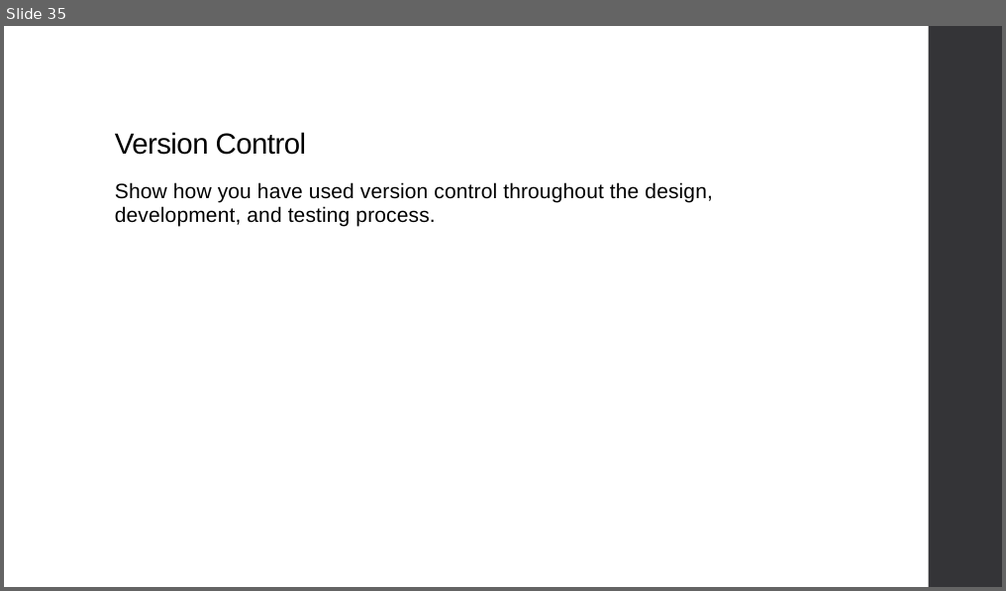
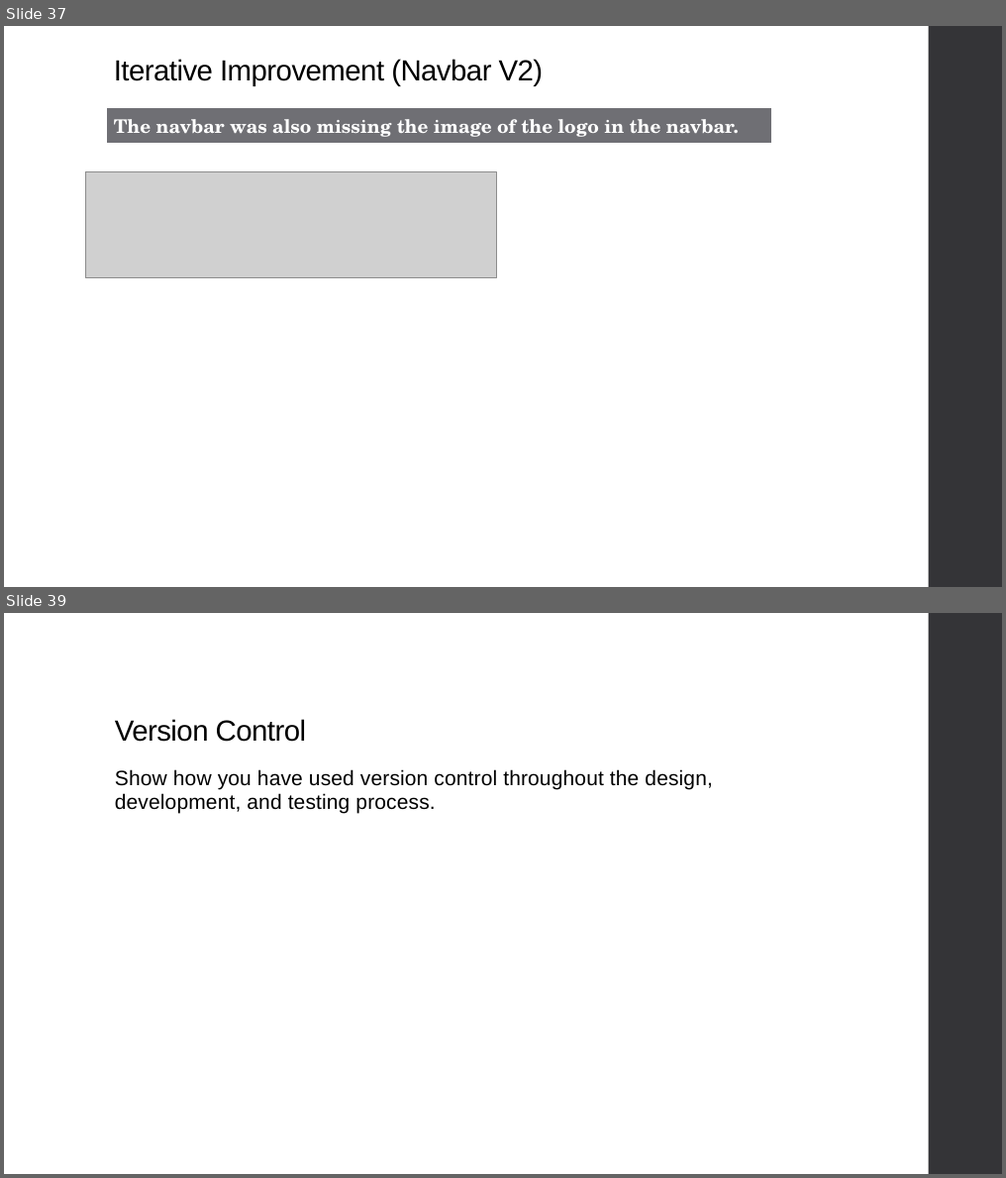
Before and after one commit to niuqaoJ-life/jollibee-fanpage, a slide deck: AS91903_91906_Evidence_Joaquin_Badenas.pptx. Shown one above the other, each under a label of ours: slide 35 before the commit, slides 37 and 39 after it; the slides between them are not shown. The pictures are 1006x591 and 1006x1178 pixels, drawn with LibreOffice and Linux fonts; fonts in the diff are those of the drawing; grey boxes stand for pictures. Boxes give left, top, right and bottom in pixels: in the first picture for what was removed or moved away, otherwise in the second. Text is boxed around its words. In the diff, an @@ line names an element or a change of style, - is before the commit and + after.

Commit message:
Changed Navbar Colour to white
Before, navbar was transparent instead of actually being white.

```diff
--- a/AS91903_91906_Evidence_Joaquin_Badenas.pptx
+++ b/AS91903_91906_Evidence_Joaquin_Badenas.pptx
@@ slide 37 added at bbox=[4, 26, 1002, 587], background #FFFFFF; not listed: 1 template element that a slide beside it also shows @@
@@ title added at bbox=[114, 59, 544, 86], 28 pt, text #000000 @@
+Iterative Improvement (Navbar V2)
@@ table added at bbox=[107, 107, 772, 141], 1 rows, 1 columns @@
+The navbar was also missing the image of the logo in the navbar.
@@ picture added at bbox=[85, 172, 497, 277] @@
@@ what was slide 35 is now slide 39 @@
```
Also in this commit, not shown: 3 slides changed, 3 other slides added, 2 other files.
